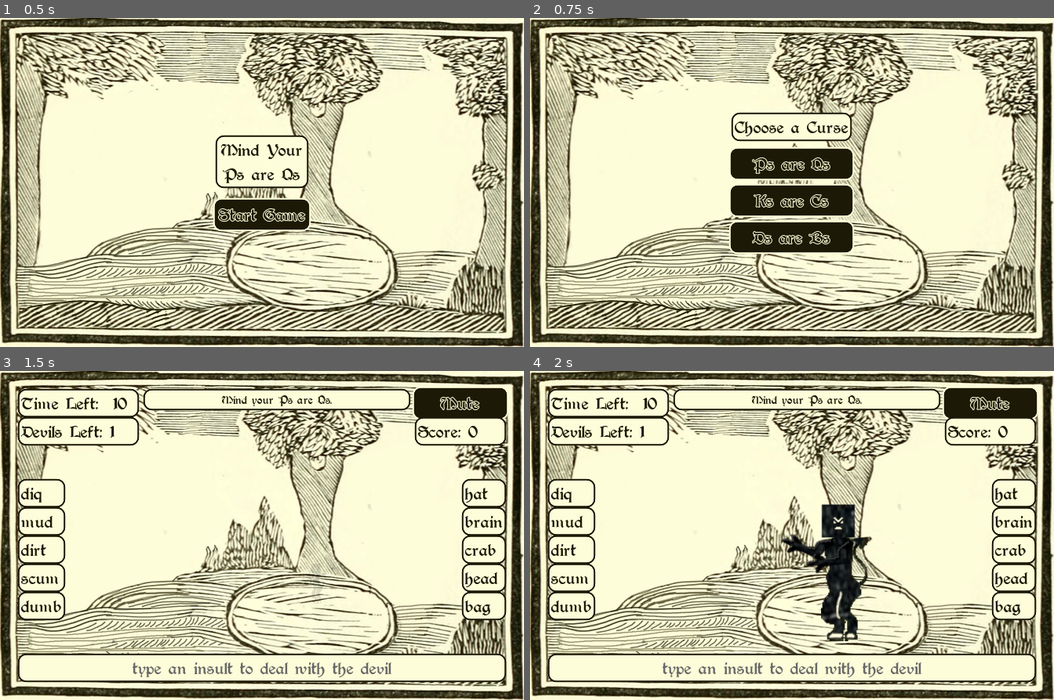
Above: before the commit, frames 1-4 (two rows, left to right).
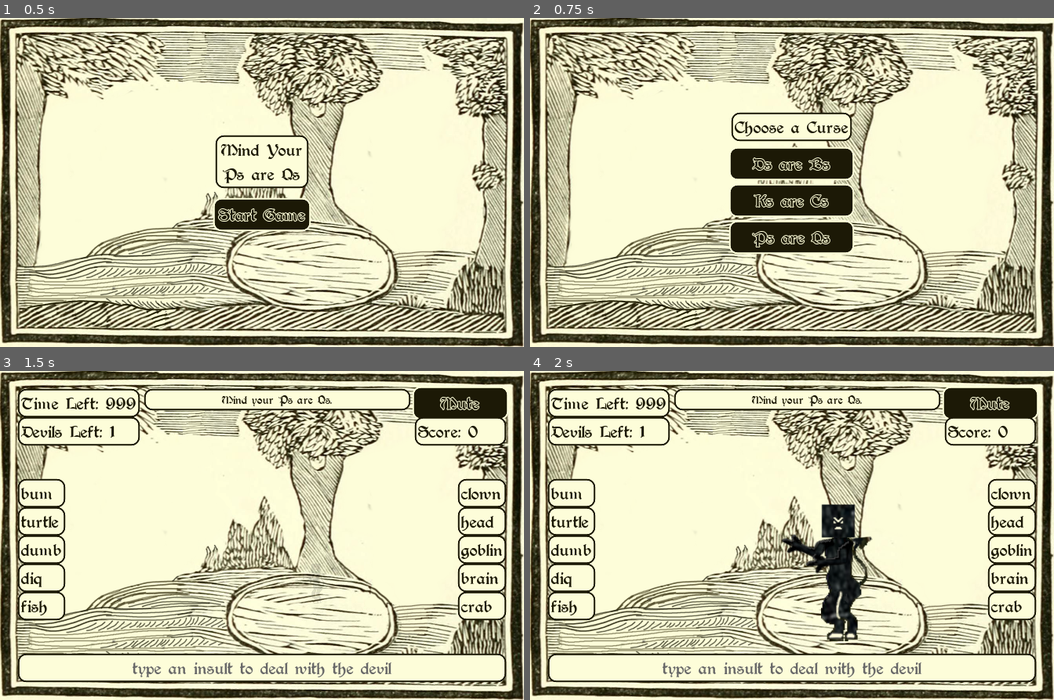
Above: after the commit, the same moments.

Repository: hoodscott/psareqs
Game: Godot game, scene res://scenes/Game.tscn
The game is run twice, just before and just after one commit, with the same random seed, the same clock (stepped at 60 frames per second) and the same inputs.
Inputs:
- Up to frame 1 (0.5 s): no input
- Up to frame 2 (0.75 s): click "Start Game" at 0.5 s
- Up to frame 3 (1.5 s): click "Ps are Qs" at 1.25 s
- Up to frame 4 (2 s): no input

Frame 1 is identical in both runs. In frame 2, 0.6% of the frame differs, in the area x 42-56%, y 42-70%; in frame 3, 1.9%, in the area x 4-96%, y 5-76%; in frame 4, 1.9%.

Commit message:
Fixes bug where current word could use multiple prefixes in validator

Diff:
--- a/class/player.gd
+++ b/class/player.gd
@@ -76,13 +76,6 @@
   _word.suffix += letter
 
 
-func get_next_letter_pos() -> int:
-  if is_prefix_complete():
-    return _word.suffix.length()
-  else:
-    return _word.prefix.length()
-
-
 func delete_character() -> void:
   if _word.prefix_used and _word.suffix.length() > 0:
     _word.suffix = _word.suffix.left(_word.suffix.length() - 1)
--- a/scenes/Game.gd
+++ b/scenes/Game.gd
@@ -5,7 +5,7 @@
 const WORD_BUFFER := 2
 const NUM_CURSE_OPTIONS := 3
 const NUM_DEVILS := 1
-const GAME_LENGTH := 10
+const GAME_LENGTH := 999
 
 enum GAMESTATE {
   CURSE_CHOICE = 0,
@@ -27,6 +27,7 @@
 
 func _ready() -> void:
   randomize()
+  seed(1)
 
   if (\
     UI.connect("game_started", self, "start_game") != OK or\
@@ -186,18 +187,22 @@
 
 
 func is_valid_choice(letter: String) -> bool:
-  var letter_pos := player.get_next_letter_pos()
   var list
+  var new_word: String
+
+  # are we checking prefixes or suffixes?
   if not player.is_prefix_complete():
     list = prefixes
+    new_word = player.get_prefix()
   else:
     list = suffixes
-
-  for fragment in list:
-    if not fragment.used and fragment.fragment.length() > letter_pos \
-      and fragment.fragment[letter_pos] == letter:
+    new_word = player.get_suffix()
+  new_word += letter
+
+  # check left x letters match current word + new letter
+  for word in list:
+    if not word.used and new_word == word.fragment.left(new_word.length()):
       return true
-
   return false
 
 
